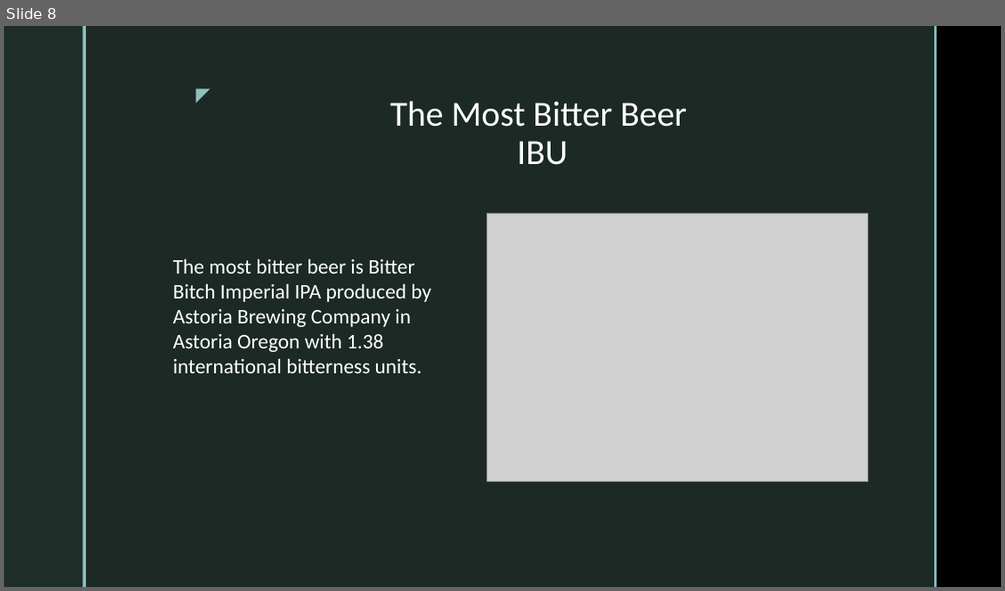
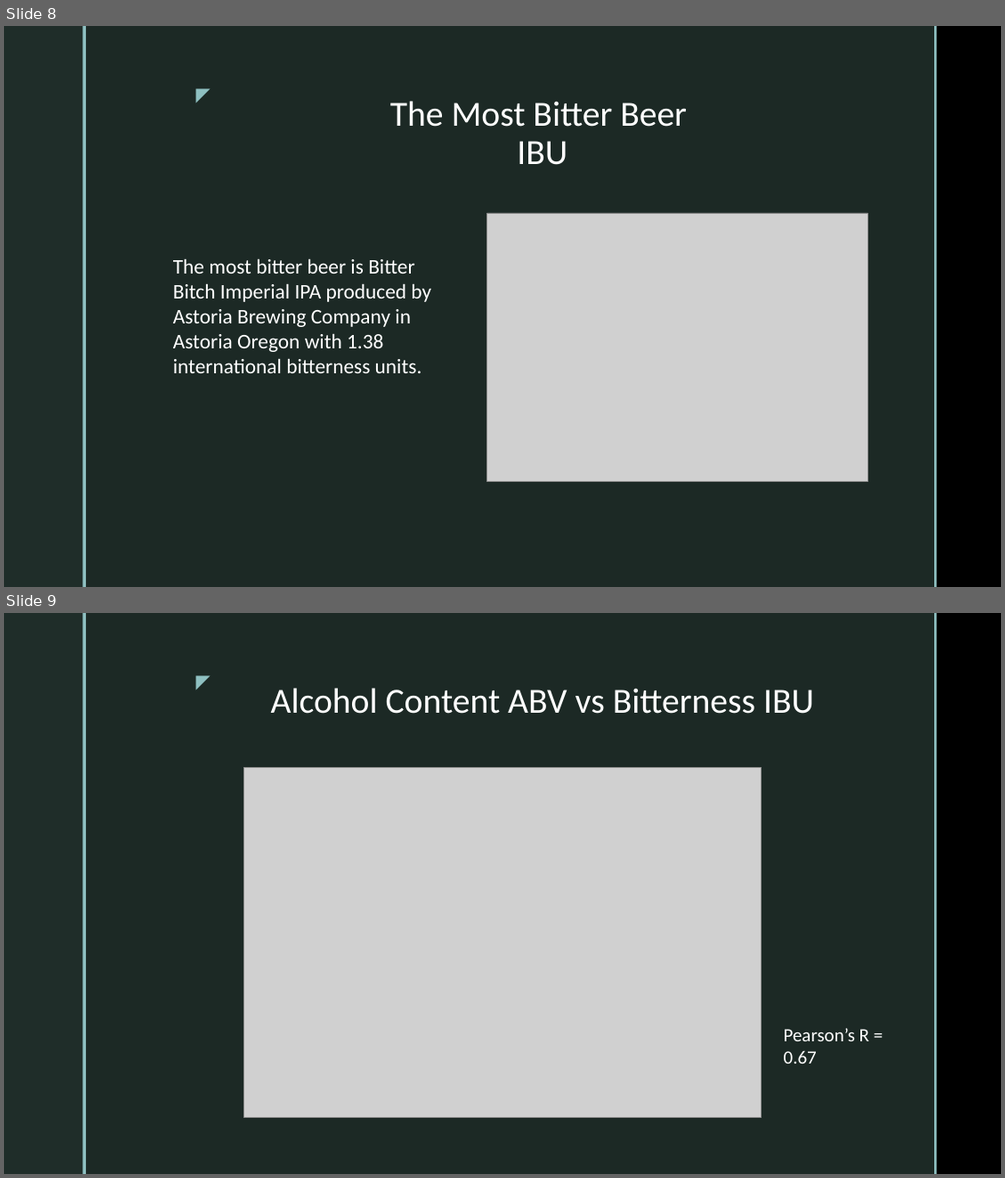
Before and after one commit to KaysData/Brewery-Analysis, a slide deck: Case Study Presentation.pptx. Shown one above the other, each under a label of ours: slide 8 before the commit, slides 8 and 9 after it. The pictures are 1005x591 and 1005x1178 pixels, drawn with LibreOffice and Linux fonts; fonts in the diff are those of the drawing; grey boxes stand for pictures; background and template pictures are left out. Boxes give left, top, right and bottom in pixels: in the first picture for what was removed or moved away, otherwise in the second. Text is boxed around its words. In the diff, an @@ line names an element or a change of style, - is before the commit and + after.

```diff
--- a/Case Study Presentation.pptx
+++ b/Case Study Presentation.pptx
@@ slide 9 added at (4,613,1001,1174), background picture (left out); not listed: 5 template elements that a slide beside it also shows @@
@@ title added at (271,688,814,714), 34 pt, text #FFFFFF @@
+Alcohol Content ABV vs Bitterness IBU
@@ picture added at (244,767,760,1117) @@
@@ text added at (784,1028,869,1063), 18 pt, text #FFFFFF @@
+Pearson’s R =
+0.67
```
Also in this commit, not shown: 2 slides changed, 4 other slides added, 4 slides removed, 5 other files.
